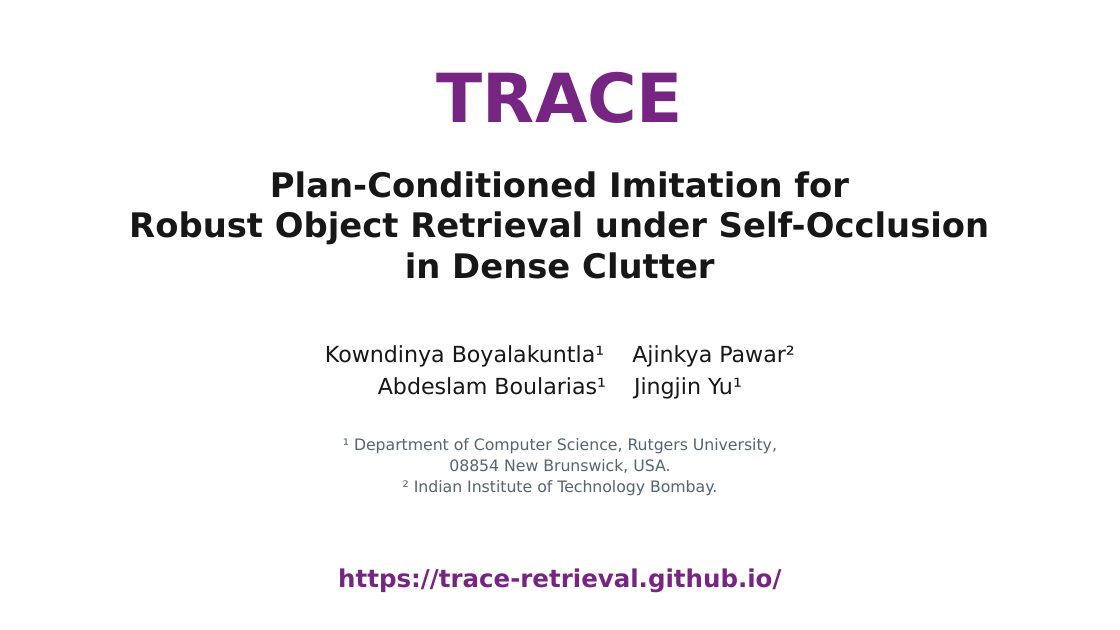
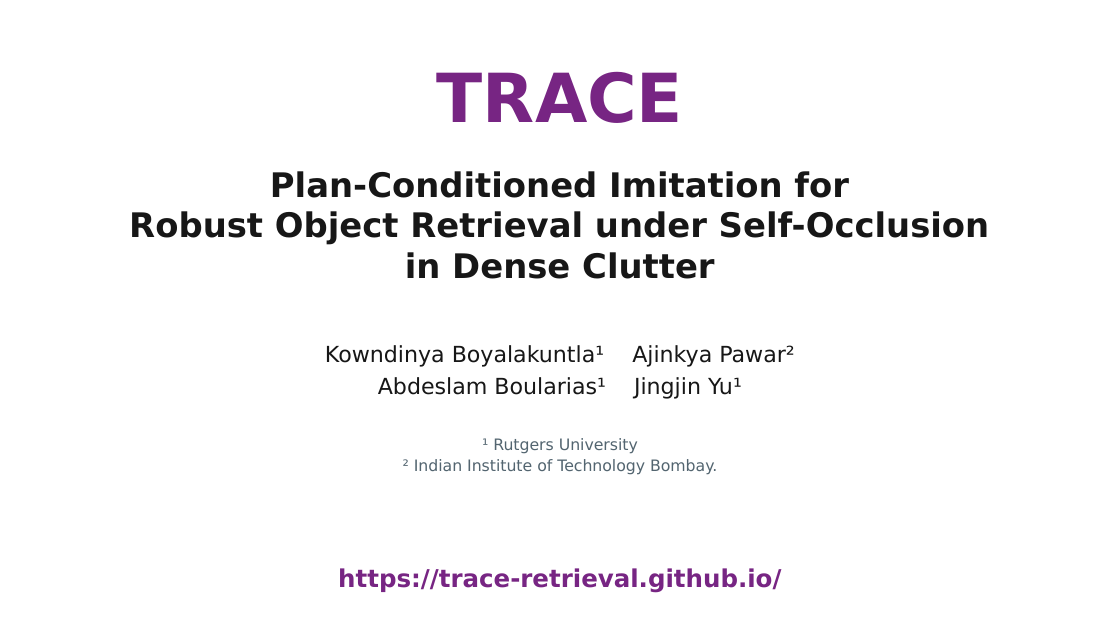
Before and after one commit to trace-retrieval/trace-retrieval.github.io, a slide deck: slide 1 of static/video/opening_public.pptx. Drawn at 1120x630 pixels with LibreOffice and Linux fonts; fonts in the diff are those of the drawing. Boxes give left, top, right and bottom in pixels: in the first picture for what was removed or moved away, otherwise in the second. Text is boxed around its words. In the diff, an @@ line names an element or a change of style, - is before the commit and + after.

Commit message:
Shorten Rutgers affiliation on website and film opening

```diff
--- a/static/video/opening_public.pptx
+++ b/static/video/opening_public.pptx
@@ text at [482, 438, 638, 454]: text changed @@
-¹ Department of Computer Science, Rutgers University,
+¹ Rutgers University
@@ text "² Indian Institute of Technology ...": place and size @@
-text "² Indian Institute of Technology ..." at [403, 480, 717, 496]
+text "² Indian Institute of Technology ..." at [403, 459, 717, 475]
@@ text removed at [449, 459, 670, 473] @@
-08854 New Brunswick, USA.
```
Also in this commit, not shown: 6 other files.
